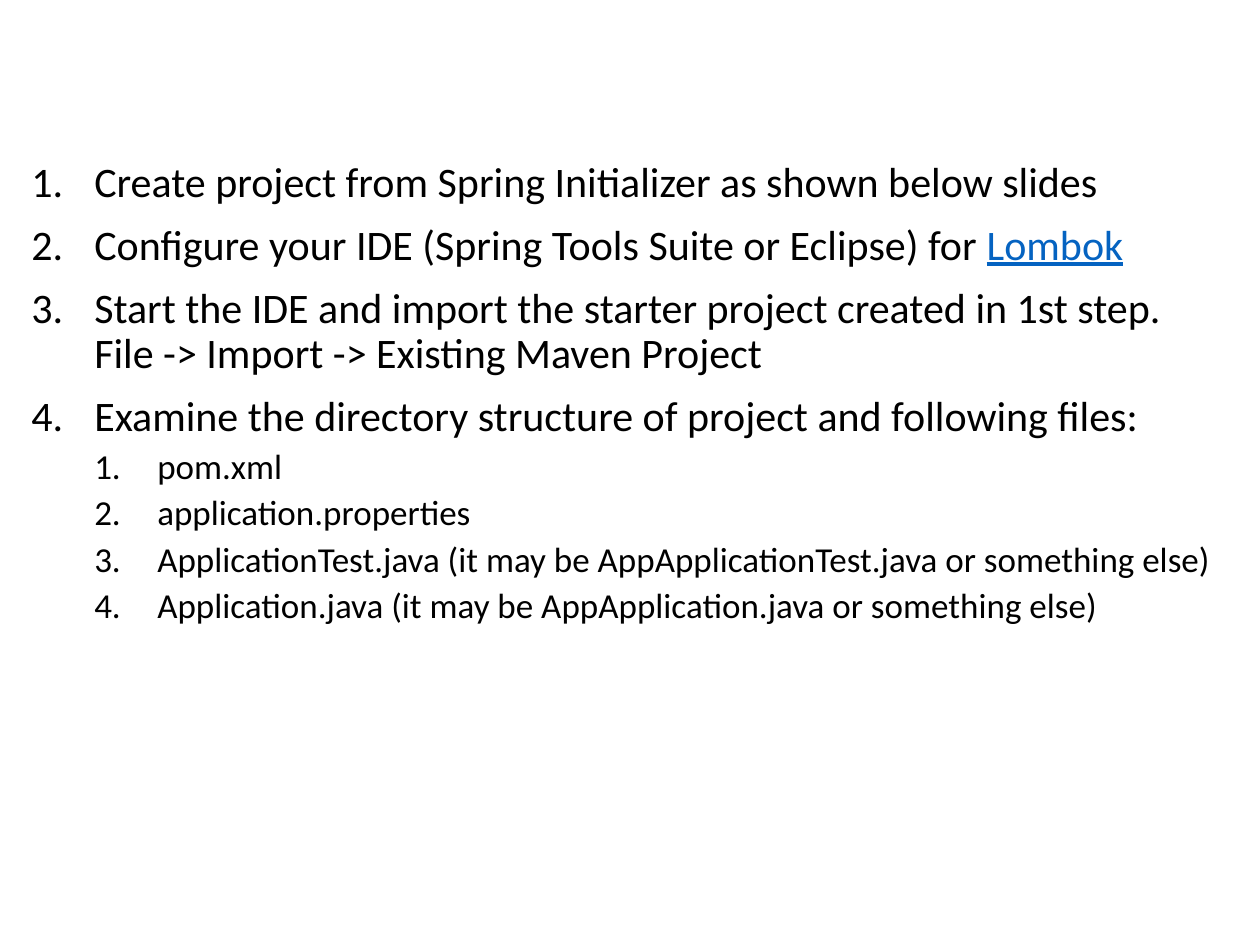
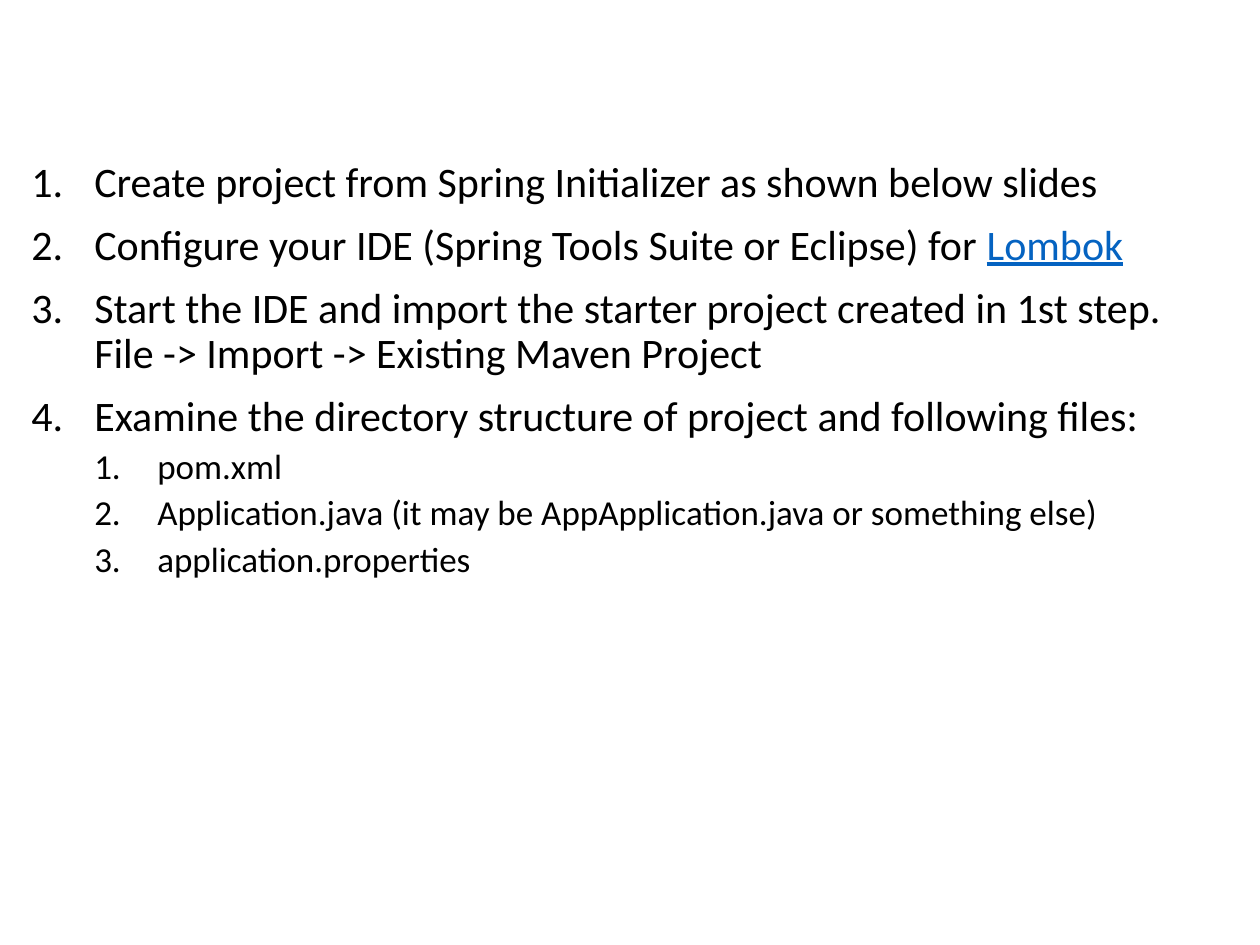
Before and after one commit to vishalrangras/spring-boot-sample, a slide deck: slide 16 of Developing with Spring Boot.pptx. Drawn at 1260x945 pixels with LibreOffice and Linux fonts; fonts in the diff are those of the drawing; background and template pictures are left out. Boxes give left, top, right and bottom in pixels: in the first picture for what was removed or moved away, otherwise in the second. Text is boxed around its words. In the diff, an @@ line names an element or a change of style, - is before the commit and + after.

```diff
--- a/Developing with Spring Boot.pptx
+++ b/Developing with Spring Boot.pptx
@@ text at (x1=157, y1=499, x2=1096, y2=531): paragraph added @@
+  2. Application.java (it may be AppApplication.java or something else)
@@ text at (x1=157, y1=546, x2=1209, y2=624): paragraphs removed @@
-  3. ApplicationTest.java (it may be AppApplicationTest.java or something else)
-  4. Application.java (it may be AppApplication.java or something else)
```
Also in this commit, not shown: 21 other slides changed, 19 slides added.
